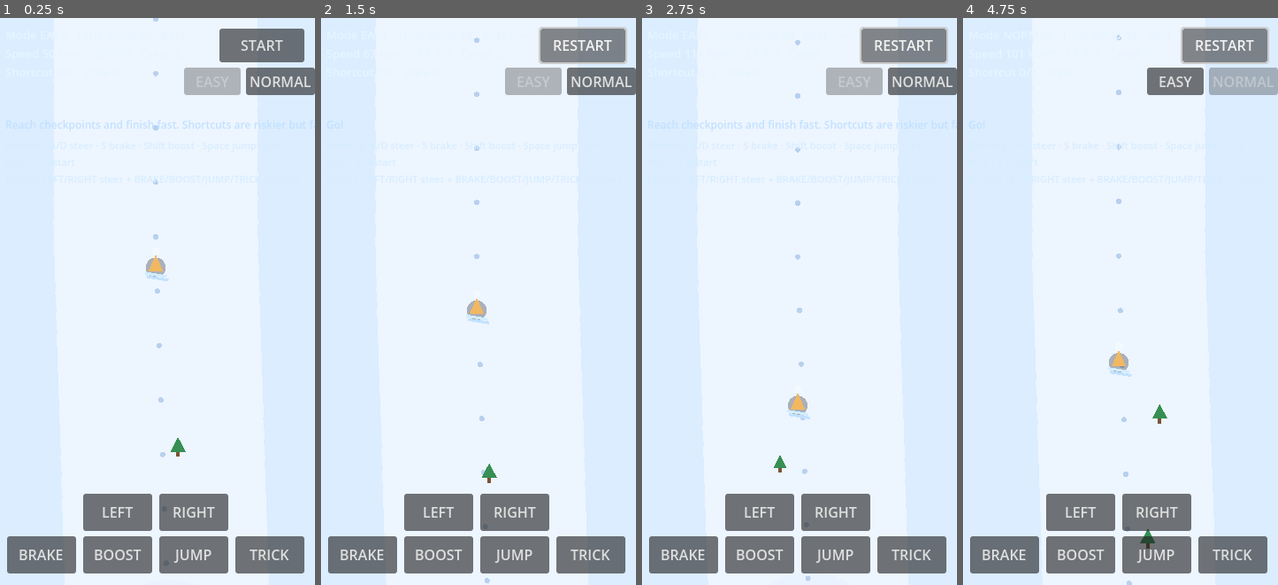
Above: before the commit, frames 1-4 (left to right).
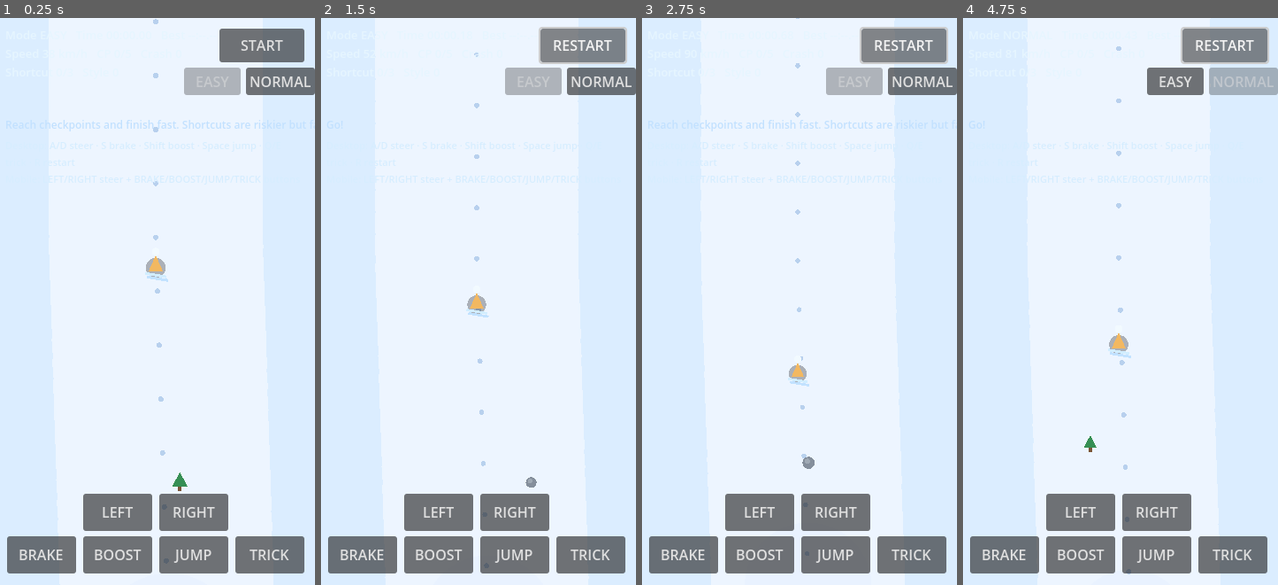
Above: after the commit, the same moments.

Repository: wndzlf/TapTapCho
Game: Godot game, scene res://scenes/main/Main.tscn
Two runs of this game, one before a commit and one after it. Both use one fixed random seed, a clock stepped at 60 frames per second and the inputs below.
Inputs:
- Up to frame 1 (0.25 s): no input
- Up to frame 2 (1.5 s): click "START" at 0.5 s; click "RESTART" at 1.25 s
- Up to frame 3 (2.75 s): click "RESTART" at 2 s
- Up to frame 4 (4.75 s): click "RESTART" at 2.75 s; click "NORMAL" at 3.5 s; click "START" at 4.25 s

The runs differ from the first frame. In frame 1, 0.2% of the frame differs, in the area x 46-60%, y 0-84%; in frame 2, 0.5%; in frame 3, 0.7%; in frame 4, 0.8%, in the area x 38-65%, y 2-100%.

Commit message:
tune winter ski rush camera height and slower pacing

Diff:
--- a/godot-winter-ski-rush/scenes/main/Main.gd
+++ b/godot-winter-ski-rush/scenes/main/Main.gd
@@ -8,10 +8,10 @@
 
 const BASE_CENTER_X := WORLD_WIDTH * 0.5
 const BGM_PATH := "res://assets/audio/winter-ski-rush-pixabay-286213.mp3"
-const BASE_GRAVITY := 365.0
-const MIN_SPEED := 105.0
-const MAX_SPEED := 470.0
-const START_SPEED := 140.0
+const BASE_GRAVITY := 320.0
+const MIN_SPEED := 85.0
+const MAX_SPEED := 340.0
+const START_SPEED := 105.0
 
 const DIFFICULTY_EASY := 0
 const DIFFICULTY_NORMAL := 1
@@ -60,21 +60,21 @@
 var active_min_speed := MIN_SPEED
 var active_max_speed := MAX_SPEED
 var active_start_speed := START_SPEED
-var active_jump_min_speed := 160.0
-var active_jump_base_velocity := 250.0
-var active_jump_speed_velocity_scale := 0.28
-var active_crash_penalty := 1.6
-var active_crash_keep_speed_ratio := 0.62
-var active_offtrack_crash_dist := 92.0
-var active_offtrack_crash_speed := 320.0
+var active_jump_min_speed := 140.0
+var active_jump_base_velocity := 235.0
+var active_jump_speed_velocity_scale := 0.25
+var active_crash_penalty := 1.3
+var active_crash_keep_speed_ratio := 0.7
+var active_offtrack_crash_dist := 106.0
+var active_offtrack_crash_speed := 340.0
 var active_main_track_width_scale := 1.0
 var active_shortcut_width_scale := 1.0
 var active_shortcut_speed_scale := 1.0
-var active_obstacle_start_y := 300.0
-var active_obstacle_gap_min := 118.0
-var active_obstacle_gap_max := 176.0
-var active_obstacle_cluster_chance := 0.10
-var active_obstacle_radius_scale := 1.0
+var active_obstacle_start_y := 340.0
+var active_obstacle_gap_min := 140.0
+var active_obstacle_gap_max := 220.0
+var active_obstacle_cluster_chance := 0.06
+var active_obstacle_radius_scale := 0.95
 
 var checkpoints: Array[Dictionary] = []
 var last_checkpoint := -1
@@ -195,25 +195,25 @@
 			style_score += 120
 
 	var slope := _slope_at(player_pos.y)
-	var friction := 0.1 if surface["on_track"] else 0.18
+	var friction := 0.11 if surface["on_track"] else 0.2
 	if surface["on_ice"]:
 		friction *= 0.7
 	if surface["on_snow"]:
 		friction *= 1.25
 
 	var accel := active_gravity * slope - friction * forward_speed
-	accel += forward_speed * float(surface["speed_bonus"]) * 0.18
+	accel += forward_speed * float(surface["speed_bonus"]) * 0.12
 
 	if crouch_pressed and not brake_pressed:
-		accel += 42.0
+		accel += 28.0
 	if brake_pressed:
-		accel -= 210.0
+		accel -= 240.0
 	if not surface["on_track"]:
-		accel -= min(130.0, float(surface["off_dist"]) * 1.4)
+		accel -= min(150.0, float(surface["off_dist"]) * 1.5)
 
 	forward_speed = clampf(forward_speed + accel * delta, active_min_speed, active_max_speed)
 	if is_airborne:
-		forward_speed = clampf(forward_speed - 28.0 * delta, active_min_speed, active_max_speed + 40.0)
+		forward_speed = clampf(forward_speed - 36.0 * delta, active_min_speed, active_max_speed + 30.0)
 
 	var steer_power := 165.0 if is_airborne else 300.0
 	if surface["on_ice"]:
@@ -538,10 +538,13 @@
 func _update_camera(delta: float) -> void:
 	if camera == null:
 		return
-	var target_pos := Vector2(player_pos.x, clampf(player_pos.y - 210.0, 170.0, FINISH_Y - 120.0))
+	var viewport_height := get_viewport_rect().size.y
+	var look_ahead := clampf(viewport_height * 0.44, 270.0, 390.0)
+	var target_pos := Vector2(player_pos.x, clampf(player_pos.y - look_ahead, 170.0, FINISH_Y - 120.0))
 	camera.position = camera.position.lerp(target_pos, clampf(delta * 6.2, 0.04, 0.22))
 
-	var speed_factor := clampf((forward_speed - MIN_SPEED) / (MAX_SPEED - MIN_SPEED), 0.0, 1.0)
+	var speed_range := maxf(1.0, active_max_speed - active_min_speed)
+	var speed_factor := clampf((forward_speed - active_min_speed) / speed_range, 0.0, 1.0)
 	var target_zoom := 1.04 - speed_factor * 0.23
 	var nearest := _nearest_obstacle_distance()
 	if nearest < 160.0:
@@ -734,47 +737,47 @@
 
 func _apply_difficulty_profile(notify: bool) -> void:
 	if current_difficulty == DIFFICULTY_EASY:
-		active_gravity = 330.0
-		active_min_speed = 92.0
-		active_max_speed = 400.0
-		active_start_speed = 120.0
-		challenge_target = 170.0
-		active_jump_min_speed = 145.0
-		active_jump_base_velocity = 235.0
-		active_jump_speed_velocity_scale = 0.24
-		active_crash_penalty = 1.2
-		active_crash_keep_speed_ratio = 0.74
-		active_offtrack_crash_dist = 116.0
-		active_offtrack_crash_speed = 360.0
-		active_main_track_width_scale = 1.18
-		active_shortcut_width_scale = 1.2
-		active_shortcut_speed_scale = 0.86
-		active_obstacle_start_y = 340.0
-		active_obstacle_gap_min = 144.0
-		active_obstacle_gap_max = 228.0
-		active_obstacle_cluster_chance = 0.05
-		active_obstacle_radius_scale = 0.9
+		active_gravity = 285.0
+		active_min_speed = 72.0
+		active_max_speed = 260.0
+		active_start_speed = 90.0
+		challenge_target = 200.0
+		active_jump_min_speed = 125.0
+		active_jump_base_velocity = 225.0
+		active_jump_speed_velocity_scale = 0.22
+		active_crash_penalty = 1.0
+		active_crash_keep_speed_ratio = 0.78
+		active_offtrack_crash_dist = 124.0
+		active_offtrack_crash_speed = 380.0
+		active_main_track_width_scale = 1.25
+		active_shortcut_width_scale = 1.25
+		active_shortcut_speed_scale = 0.78
+		active_obstacle_start_y = 380.0
+		active_obstacle_gap_min = 165.0
+		active_obstacle_gap_max = 255.0
+		active_obstacle_cluster_chance = 0.03
+		active_obstacle_radius_scale = 0.88
 	else:
 		active_gravity = BASE_GRAVITY
 		active_min_speed = MIN_SPEED
 		active_max_speed = MAX_SPEED
 		active_start_speed = START_SPEED
-		challenge_target = 150.0
-		active_jump_min_speed = 160.0
-		active_jump_base_velocity = 250.0
-		active_jump_speed_velocity_scale = 0.28
-		active_crash_penalty = 1.6
-		active_crash_keep_speed_ratio = 0.62
-		active_offtrack_crash_dist = 92.0
-		active_offtrack_crash_speed = 320.0
-		active_main_track_width_scale = 1.0
-		active_shortcut_width_scale = 1.0
-		active_shortcut_speed_scale = 1.0
-		active_obstacle_start_y = 300.0
-		active_obstacle_gap_min = 118.0
-		active_obstacle_gap_max = 176.0
-		active_obstacle_cluster_chance = 0.10
-		active_obstacle_radius_scale = 1.0
+		challenge_target = 175.0
+		active_jump_min_speed = 140.0
+		active_jump_base_velocity = 235.0
+		active_jump_speed_velocity_scale = 0.25
+		active_crash_penalty = 1.3
+		active_crash_keep_speed_ratio = 0.7
+		active_offtrack_crash_dist = 106.0
+		active_offtrack_crash_speed = 340.0
+		active_main_track_width_scale = 1.1
+		active_shortcut_width_scale = 1.1
+		active_shortcut_speed_scale = 0.9
+		active_obstacle_start_y = 340.0
+		active_obstacle_gap_min = 140.0
+		active_obstacle_gap_max = 220.0
+		active_obstacle_cluster_chance = 0.06
+		active_obstacle_radius_scale = 0.95
 
 	if notify:
 		_update_ui_text()
Not shown, changed: godot-winter-ski-rush-web/index.html
Not shown, changed: godot-winter-ski-rush-web/index.pck
